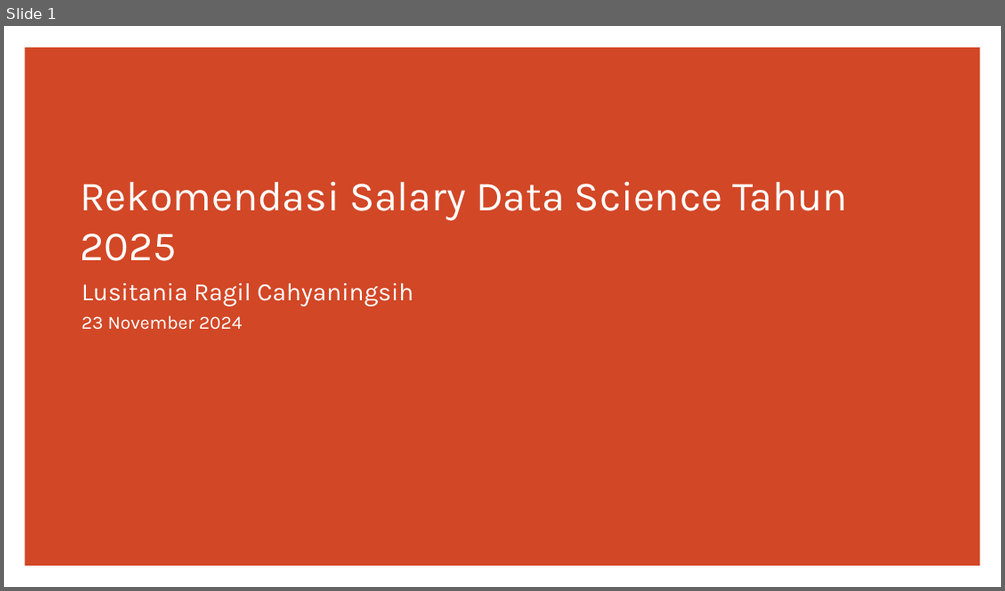
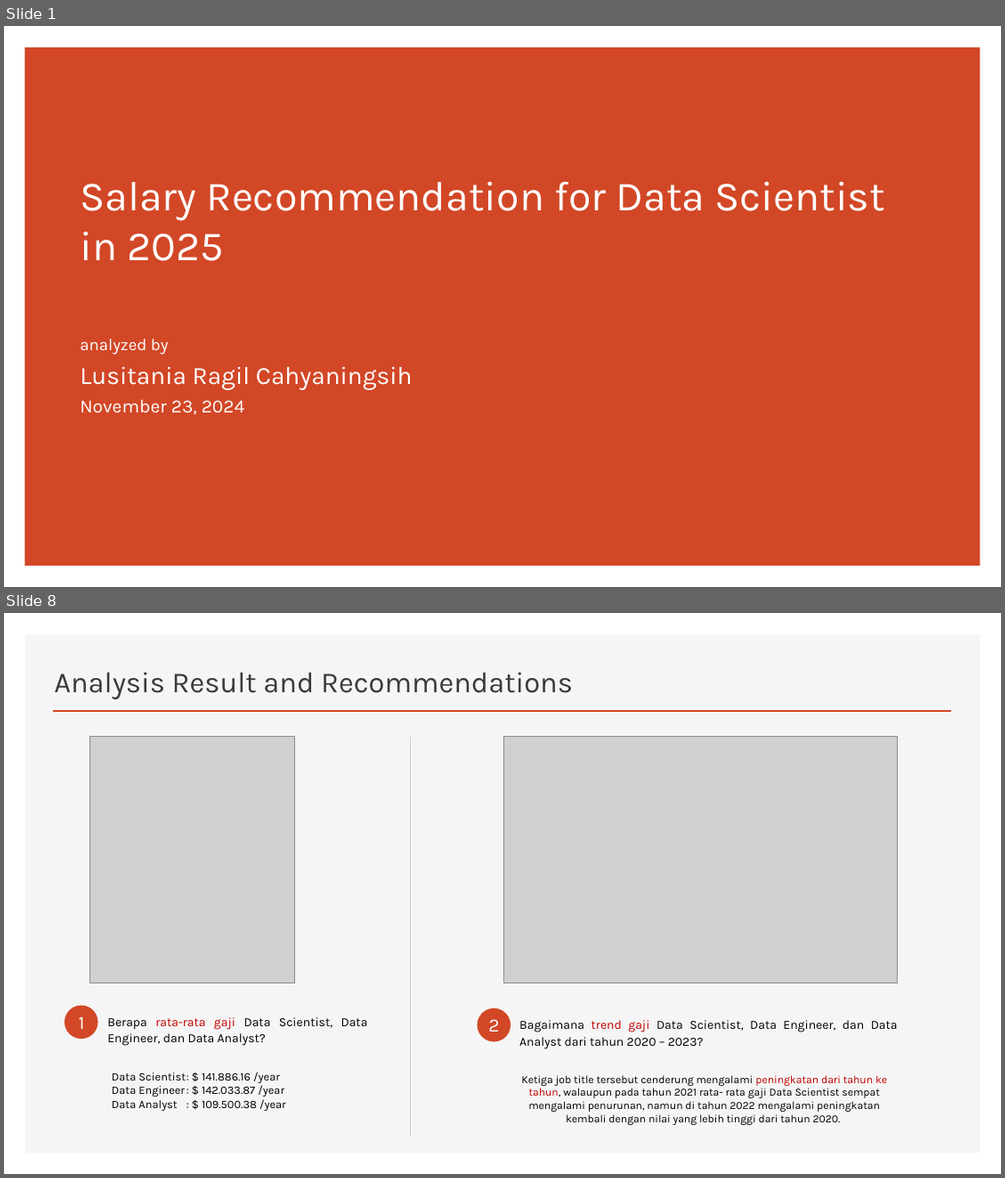
Before and after one commit to CODA-Assignment-Bay/p1-coda001-rmt-m2-lusitaniarc, a slide deck: P1M2_lusitania.pptx. Shown one above the other, each under a label of ours: slide 1 before the commit, slides 1 and 8 after it; the slides between them are not shown. The pictures are 1005x591 and 1005x1178 pixels, drawn with LibreOffice and Linux fonts; fonts in the diff are those of the drawing; grey boxes stand for pictures. Boxes give left, top, right and bottom in pixels: in the first picture for what was removed or moved away, otherwise in the second. Text is boxed around its words. In the diff, an @@ line names an element or a change of style, - is before the commit and + after.

```diff
--- a/P1M2_lusitania.pptx
+++ b/P1M2_lusitania.pptx
@@ slide 8 added at (4,613,1001,1174), background #FFFFFF @@
@@ rectangle added at (25,634,980,1153), fill #F5F5F5 @@
@@ title added at (54,672,573,699), 28 pt, text #3B3838 @@
+Analysis Result and Recommendations
@@ line added from (53, 711) to (952, 711), #D24726 2 pt @@
@@ picture added at (90,737,294,982) @@
@@ line added from (411, 737) to (411, 1136), #D0CECE 0.75 pt @@
@@ picture added at (503,737,897,982) @@
@@ ellipse added at (65,1005,98,1038), fill #D24726 @@
@@ ellipse added at (477,1008,511,1041), fill #D24726 @@
@@ text added at (79,1016,85,1029), 18 pt, text #FFFFFF @@
+1
@@ text added at (107,1017,368,1046), 12 pt, text #000000 @@
+Berapa rata-rata gaji Data Scientist, Data Engineer, dan Data Analyst?
@@ text added at (488,1019,499,1031), 18 pt, text #FFFFFF @@
+2
@@ text added at (519,1020,898,1049), 12 pt, text #000000 @@
+Bagaimana trend gaji Data Scientist, Data Engineer, dan Data Analyst dari tahun 2020 – 2023?
@@ text added at (112,1071,286,1111), 11 pt, text #000000 @@
+Data Scientist : $ 141.886.16 /year
+Data Engineer : $ 142.033.87 /year
+Data Analyst : $ 109.500.38 /year
@@ text added at (521,1075,887,1125), 10.5 pt, text #000000 @@
+Ketiga job title tersebut cenderung mengalami peningkatan dari tahun ke tahun, walaupun pada tahun 2021 rata- rata gaji Data Scientist sempat mengalami penurunan, namun di tahun 2022 mengalami peningkatan kembali dengan nilai yang lebih tinggi dari tahun 2020.
@@ slide 1 changed as well @@
@@ title at (80,182,885,261): text changed @@
-Rekomendasi Salary Data Science Tahun 2025
+Salary Recommendation for Data Scientist
+in 2025
@@ subtitle "analyzed by": place and size @@
-subtitle "analyzed by" at (81,282,413,329)
+subtitle "analyzed by" at (80,338,413,414)
@@ subtitle at (80,338,169,354): paragraph added @@
+analyzed by
@@ subtitle at (80,399,244,414): text changed @@
-23 November 2024
+November 23, 2024
```
Also in this commit, not shown: 12 other slides added, 8 slides removed, 3 other files.
